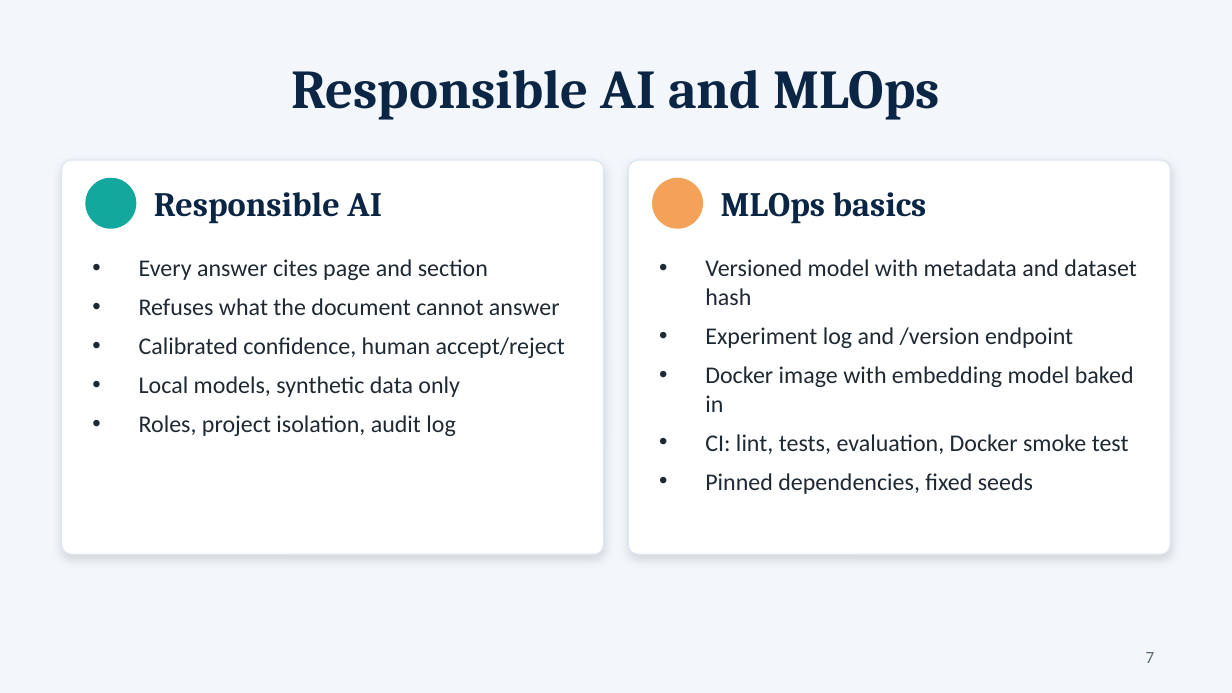
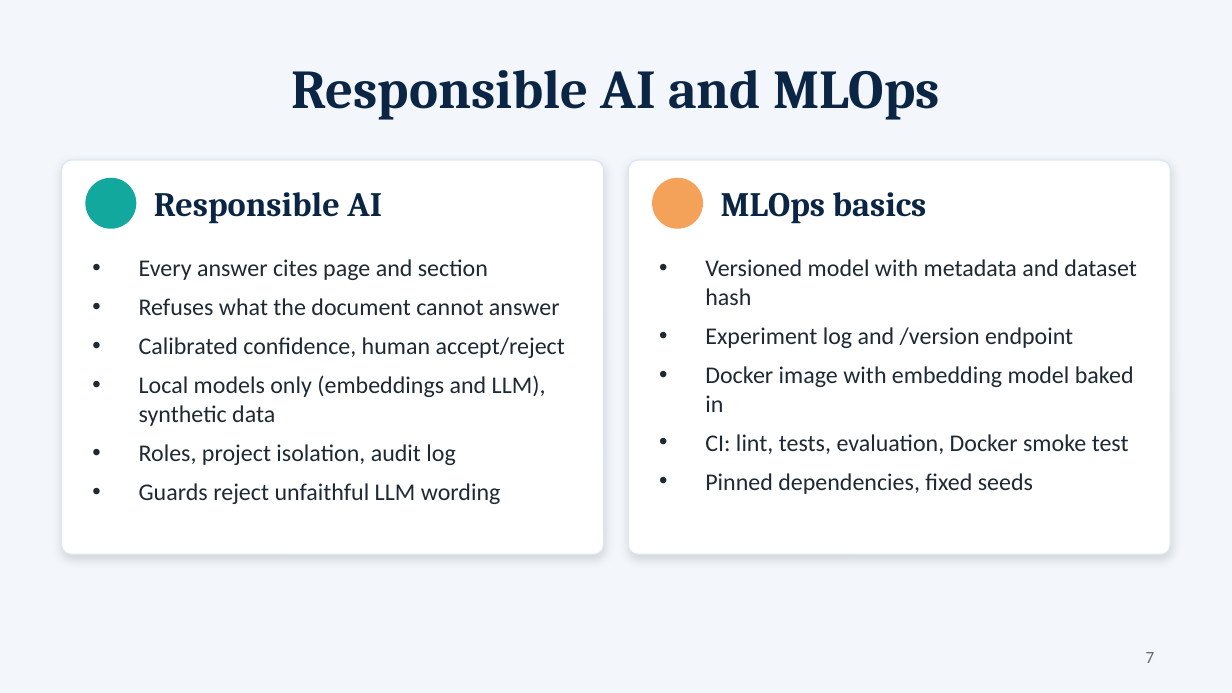
Before and after one commit to aishwarya-mc/AUTOSAR-HLD-intelligence, a slide deck: slide 7 of presentation/CB.SC.U4AIE23211_Presentation_v1.0.pptx. Drawn at 1232x693 pixels with LibreOffice and Linux fonts; fonts in the diff are those of the drawing. Boxes give left, top, right and bottom in pixels: in the first picture for what was removed or moved away, otherwise in the second. Text is boxed around its words. In the diff, an @@ line names an element or a change of style, - is before the commit and + after.

```diff
--- a/presentation/CB.SC.U4AIE23211_Presentation_v1.0.pptx
+++ b/presentation/CB.SC.U4AIE23211_Presentation_v1.0.pptx
@@ text at [139,375,546,426]: text changed @@
-• Local models, synthetic data only
+• Local models only (embeddings and LLM), synthetic data
@@ text at [139,483,501,504]: paragraph added @@
+• Guards reject unfaithful LLM wording
```
Also in this commit, not shown: 3 other slides changed, 7 other files.
